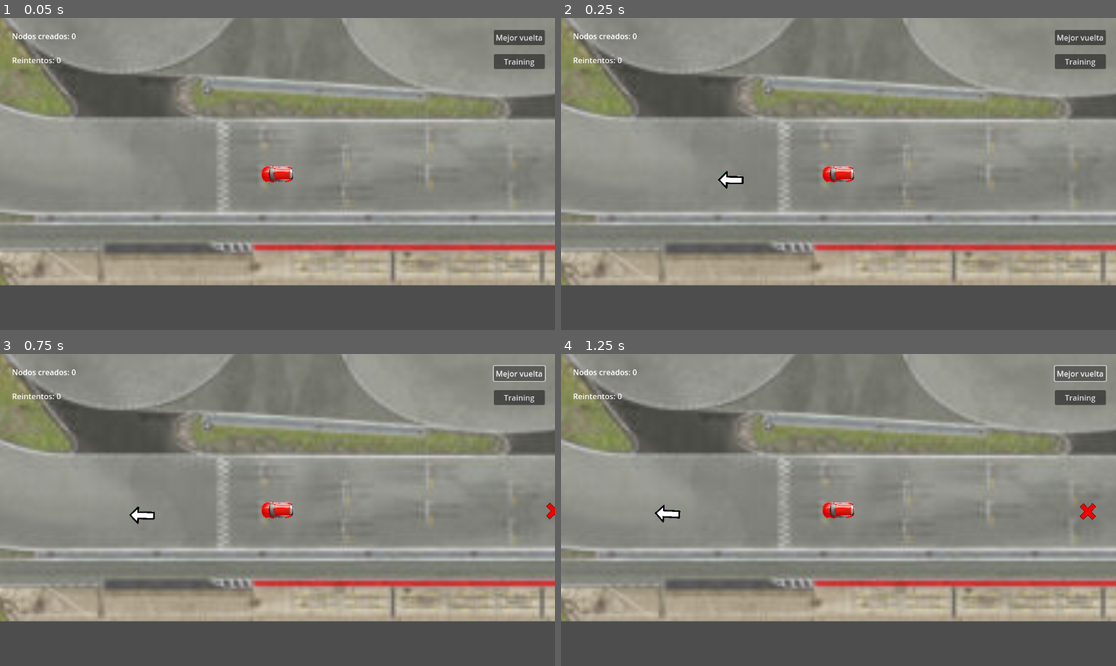
Above: before the commit, frames 1-4 (two rows, left to right).
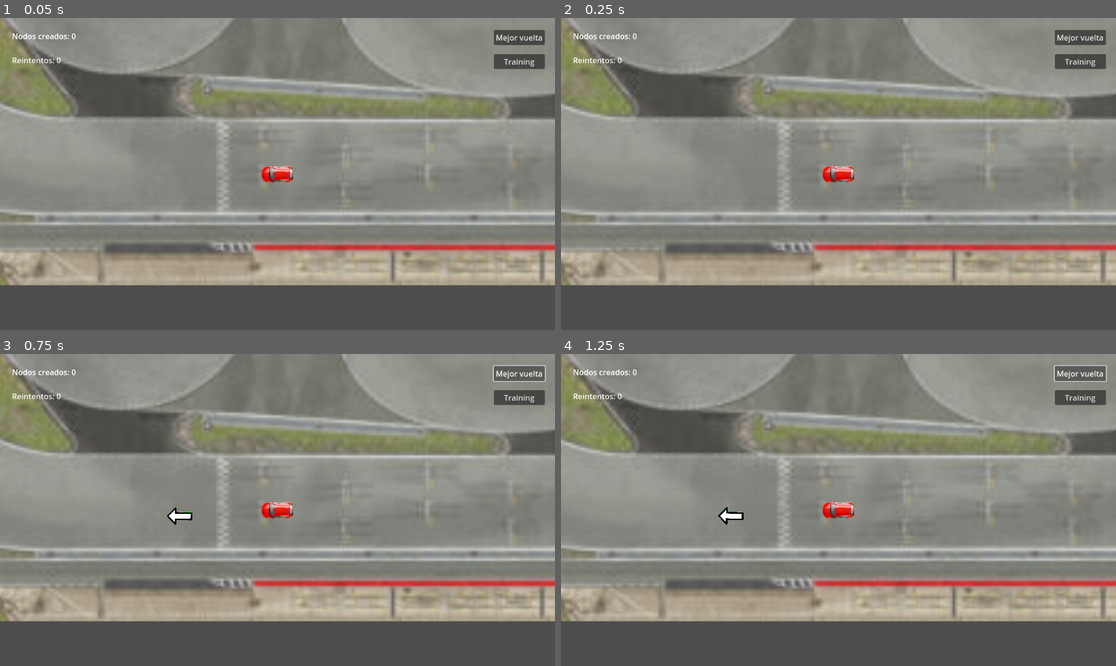
Above: after the commit, the same moments.

Repository: RufusWein/MachineLearningRacing
Game: Godot game, scene res://racing_game.tscn
Same seed, same stepped clock (60 frames per second), same inputs: the game is played once before the commit and once after it.
Inputs:
- Up to frame 1 (0.05 s): no input
- Up to frame 2 (0.25 s): no input
- Up to frame 3 (0.75 s): click "Mejor vuelta" at 0.5 s
- Up to frame 4 (1.25 s): no input

Frame 1 is identical in both runs. In frame 2, 0.1% of the frame differs, in the area x 28-33%, y 48-55%; in frame 3, 0.3%; in frame 4, 0.4%, in the area x 16-97%, y 47-55%.

Commit message:
Implement track guide for racing, this dont allow that car back and follow path OK of racing circuit. Finish implementation

Diff:
--- a/racing_game.tscn
+++ b/racing_game.tscn
@@ -25,7 +25,9 @@
 var UI;
 
 func _ready() -> void:
-	pass
+	var arrow: Node2D = get_parent().get_node(\"Circuit/pathOK/Arrow\");
+	arrow.connect(\"cancel_racing\", self._cancel_racing);
+
 
 func _physics_process(_delta: float) -> void:
 
@@ -60,6 +62,9 @@
 	move_and_slide();
 
 func _on_area_track_body_exited(_body: Node2D) ->void:
+	_cancel_racing();
+
+func _cancel_racing() -> void:
 	position.x = 480;
 	position.y = 301;
 	rotation = 0;
--- a/scripts/arrowScript.gd
+++ b/scripts/arrowScript.gd
@@ -1,4 +1,6 @@
 extends Sprite2D
+
+signal cancel_racing;
 
 var cochito : CharacterBody2D;
 var earlySeconds : float;
@@ -23,7 +25,15 @@
 	var forwardPosition : Vector2;
 	var restTime: float = Time.get_unix_time_from_system() - earlySeconds;
 
-	if (restTime > 0.10):
+	if (isCloserTo(self.global_position, cochito.global_position, 100)):
+		i+= 1;
+		restTime +=1;
+
+	if (isCloserTo(cochito.global_position, redCross.global_position, 100)):
+		i = 0;
+		emit_signal("cancel_racing");
+
+	if (restTime > 0.5):
 		var totalPoints : int = curve.get_baked_points().size();
 		earlySeconds = Time.get_unix_time_from_system();
 		i+=1;
@@ -36,12 +46,10 @@
 		else:
 			forwardPosition = curve.get_baked_points()[0];
 			self.rotation = self.position.angle_to_point(forwardPosition);
+		var posCross : int = i - positionBack;
+		if (i-positionBack<=0): posCross = (totalPoints - 1) - (positionBack-i) ;
+		redCross.position = curve.get_baked_points()[posCross];
 
-		if (i-positionBack<=0):
-			var posCross : int = (totalPoints - 1) - (positionBack-i) ;
-			redCross.position = curve.get_baked_points()[posCross];
-		else:
-			var posCross : int = i - positionBack;
-			redCross.position = curve.get_baked_points()[posCross];
-
-		print("Pos. Cross (Vector2):", redCross.position );
+func isCloserTo(posSource: Vector2, posTarget: Vector2, distMin: int) -> bool:
+	var distBetweenPoints : int = posSource.distance_to(posTarget) as int;
+	return distBetweenPoints < distMin;
